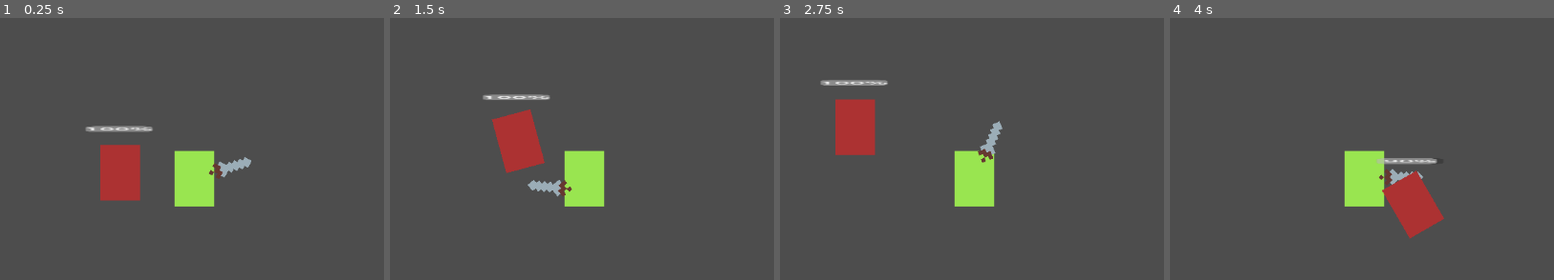
Above: before the commit, frames 1-4 (left to right).
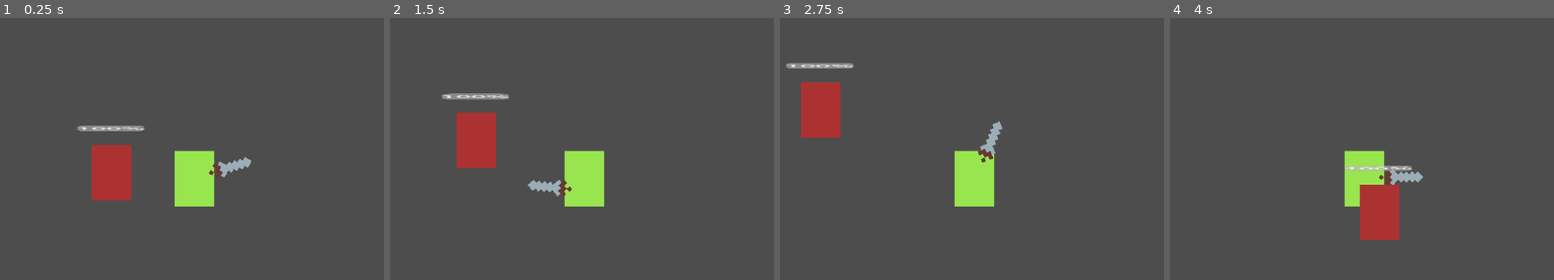
Above: after the commit, the same moments.

Repository: SpeedySion/2D-Hack-and-Slash--Godot-
Game: Godot game, scene res://Scenes/test_scene.tscn
Same seed, same stepped clock (60 frames per second), same inputs: the game is played once before the commit and once after it.
Inputs (mouse positions are in pixels of both pictures, inside the frame that each line leads up to):
- Up to frame 1 (0.25 s): no input
- Up to frame 2 (1.5 s): move the mouse to (750, 154) at 0.52 s; press the mouse at (750, 154) at 0.53 s; hold D (Right) 0.53-1.28 s; move the mouse to (432, 196) at 1.27 s; release the mouse at (432, 196) at 1.28 s; hold S (Down) from 1.28 s (still down); click (432, 196) at 1.35 s
- Up to frame 3 (2.75 s): move the mouse to (1048, 80) at 2.02 s; release S (Down) at 2.03 s; press the mouse at (1048, 80) at 2.03 s; hold D (Right) from 2.03 s (still down)
- Up to frame 4 (4 s): move the mouse to (1327, 259) at 2.77 s; release D (Right) at 2.78 s; release the mouse at (1327, 259) at 2.78 s; hold W (Up) 2.78-3.53 s; click (1327, 259) at 2.85 s; move the mouse to (outside the picture) at 3.52 s; press the mouse at (outside the picture) at 3.53 s; hold A (Left) from 3.53 s (still down)

The runs differ from the first frame. In frame 1, 1.3% of the frame differs, in the area x 20-40%, y 41-70%; in frame 2, 5.0%, in the area x 13-42%, y 28-60%; in frame 3, 4.8%; in frame 4, 4.5%.

Commit message:
Minor Changes

Diff:
--- a/Scenes/TestEnemy.gd
+++ b/Scenes/TestEnemy.gd
@@ -2,7 +2,7 @@
 
 @export var maxhealth := 100
 @export var health = maxhealth
-@export var speed := 200
+@export var speed := 150
 var hitstunned := false
 
 signal TAKENDAMAGE(health)
@@ -19,12 +19,12 @@
 
 
 func _take_damage(damage):
-	TAKENDAMAGE.emit(health)
 	hitstunned = true
 	health -= damage
 	if health <= 0:
 		health = 0
 		queue_free()
+	TAKENDAMAGE.emit(health)
 	$AnimationPlayer.play("Damaged")
 	await $AnimationPlayer.animation_finished
 	hitstunned = false
